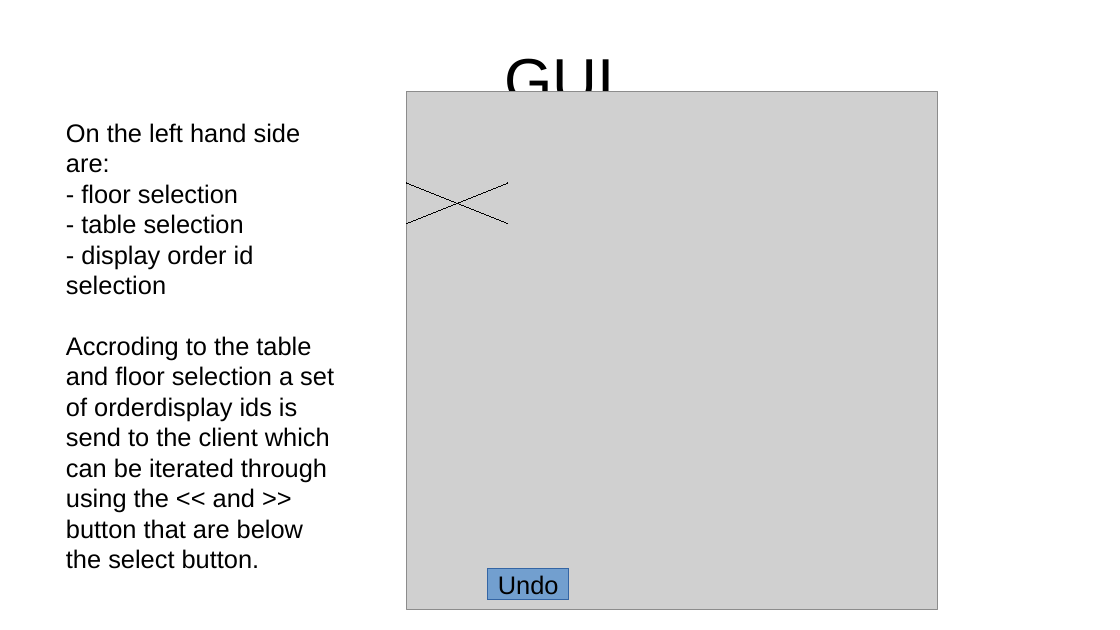
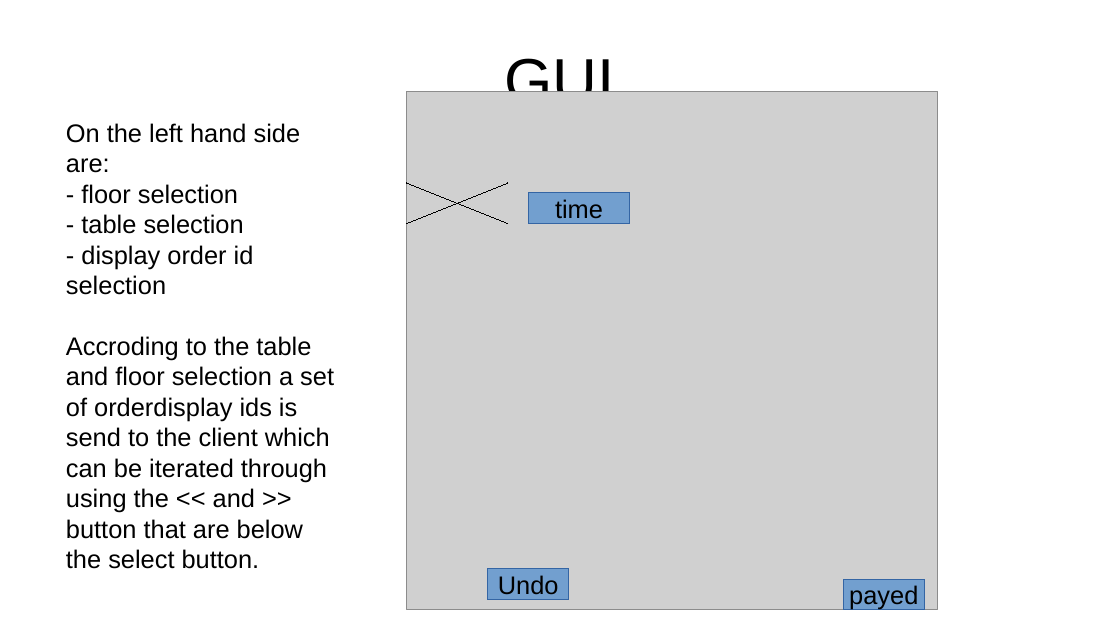
Before and after one commit to GregorGT/GastroManager, a slide deck: slide 4 of Documentation/desktop_android_payments.odp (slide 3 before the commit). Drawn at 1120x630 pixels with LibreOffice and Linux fonts; fonts in the diff are those of the drawing; grey boxes stand for pictures. Boxes give left, top, right and bottom in pixels: in the first picture for what was removed or moved away, otherwise in the second. Text is boxed around its words. In the diff, an @@ line names an element or a change of style, - is before the commit and + after.

```diff
--- a/Documentation/desktop_android_payments.odp
+++ b/Documentation/desktop_android_payments.odp
@@ rectangle added at box(528, 193, 630, 224), fill #729FCF, outline #3465A4 0 pt, 18 pt, text #000000 @@
+time
@@ rectangle added at box(844, 579, 925, 610), fill #729FCF, outline #3465A4 0 pt, 18 pt, text #000000 @@
+payed
```
Also in this commit, not shown: 2 other slides changed, 1 slide added.
